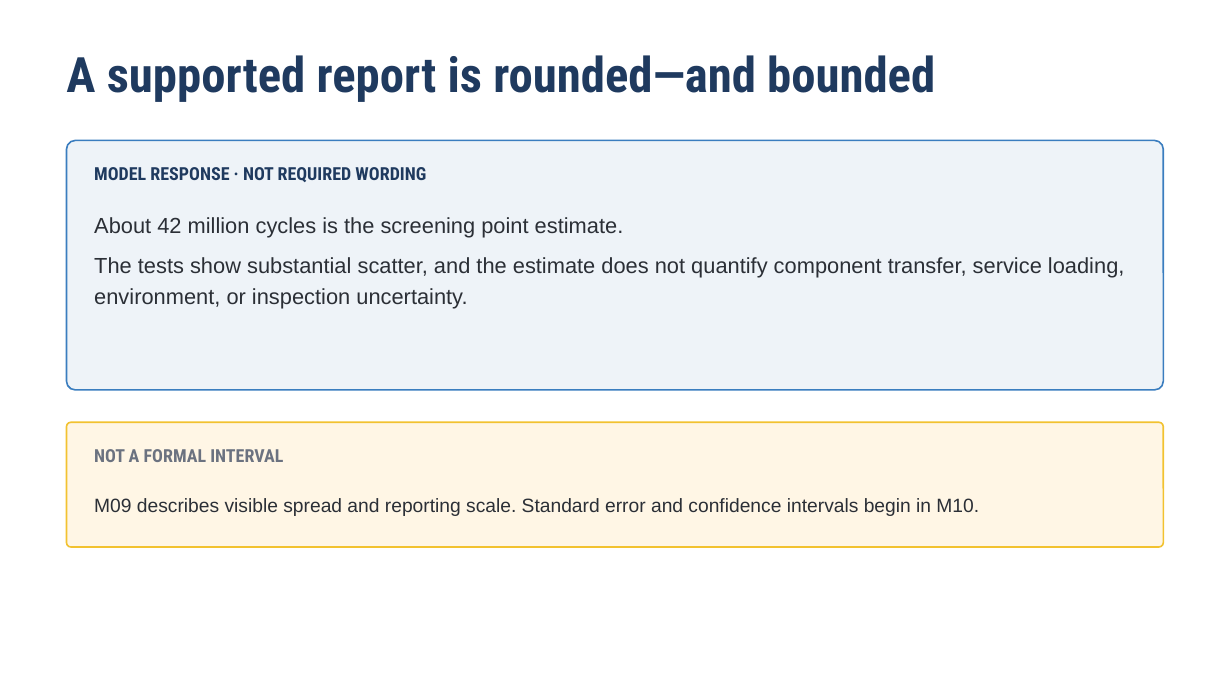
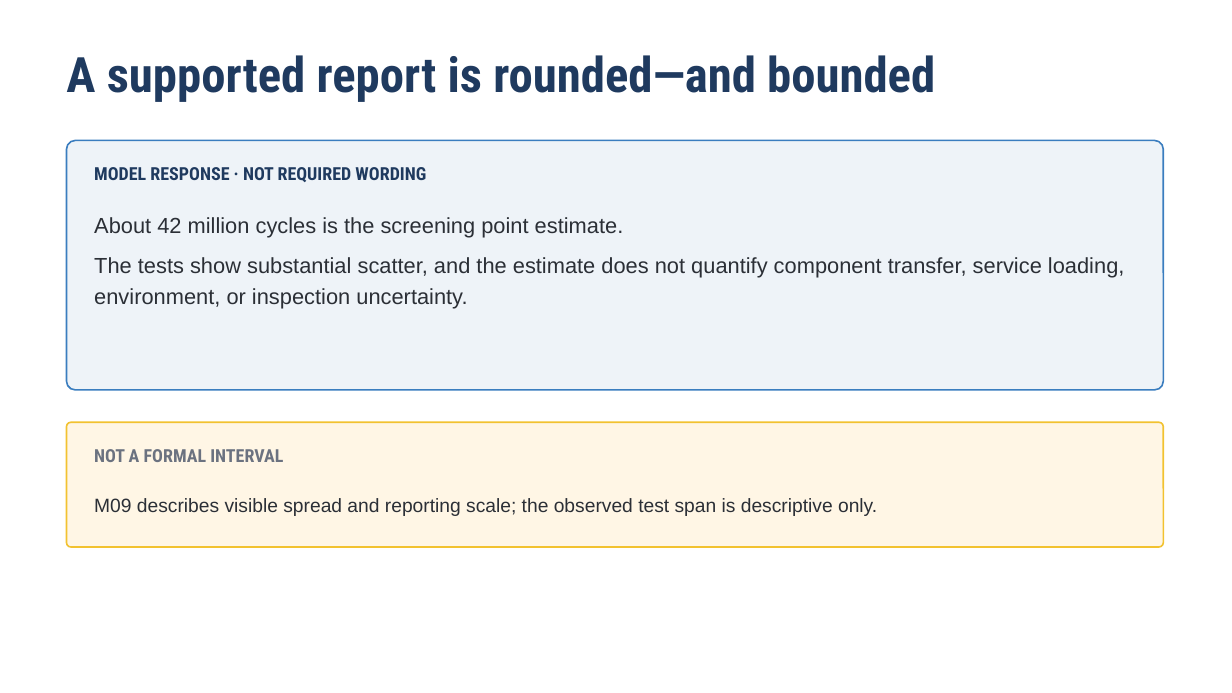
Before and after one commit to Stone-Arch-Collective/Design-and-AI, a slide deck: slide 4 of teaching-pack/13-M09-false-precision/M09-instructor-reveal.pptx. Drawn at 1232x693 pixels with LibreOffice and Linux fonts; fonts in the diff are those of the drawing. Boxes give left, top, right and bottom in pixels: in the first picture for what was removed or moved away, otherwise in the second. Text is boxed around its words. In the diff, an @@ line names an element or a change of style, - is before the commit and + after.

```diff
--- a/teaching-pack/13-M09-false-precision/M09-instructor-reveal.pptx
+++ b/teaching-pack/13-M09-false-precision/M09-instructor-reveal.pptx
@@ text at [94,498,877,516]: text changed @@
-M09 describes visible spread and reporting scale. Standard error and confidence intervals begin in M10.
+M09 describes visible spread and reporting scale; the observed test span is descriptive only.
```
Also in this commit, not shown: 1 other file.
